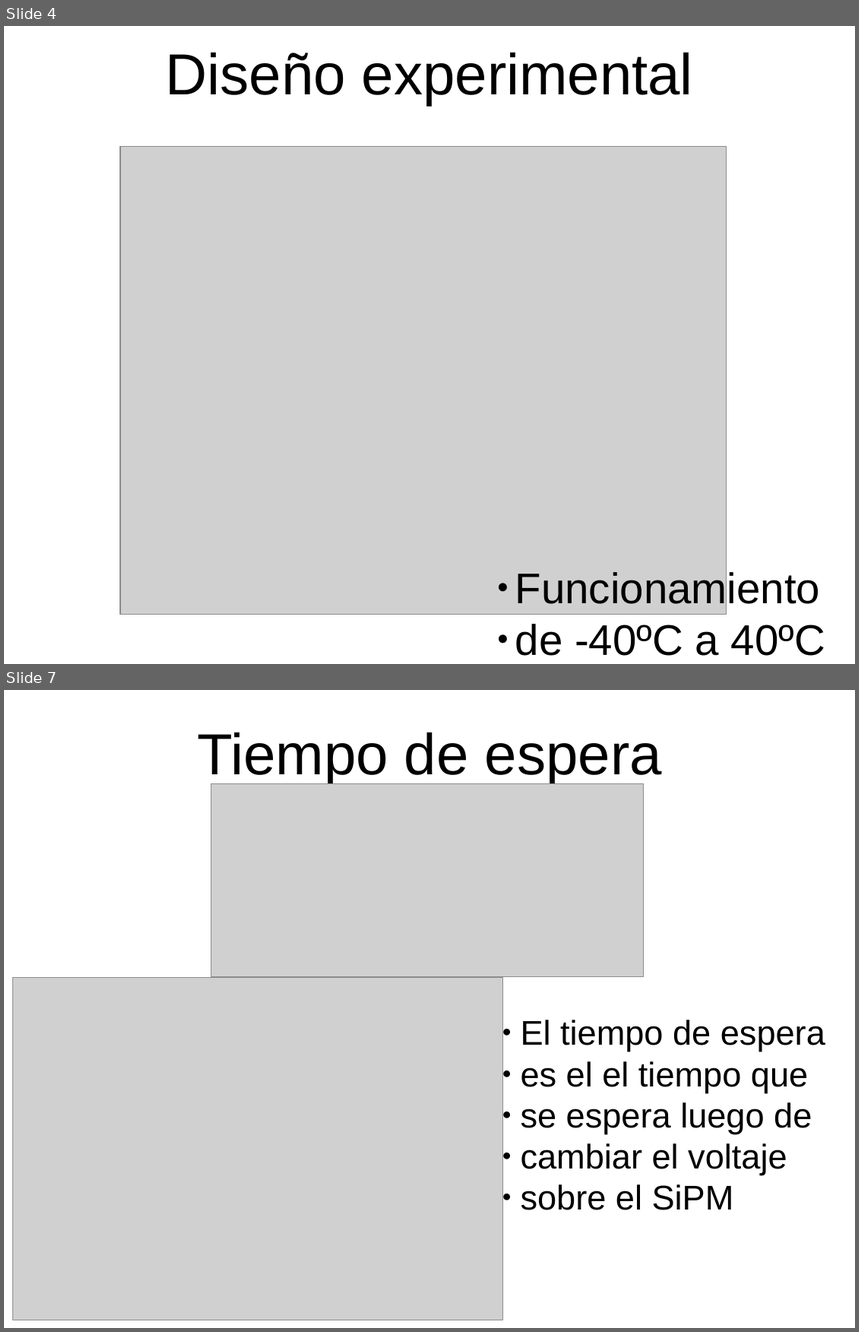
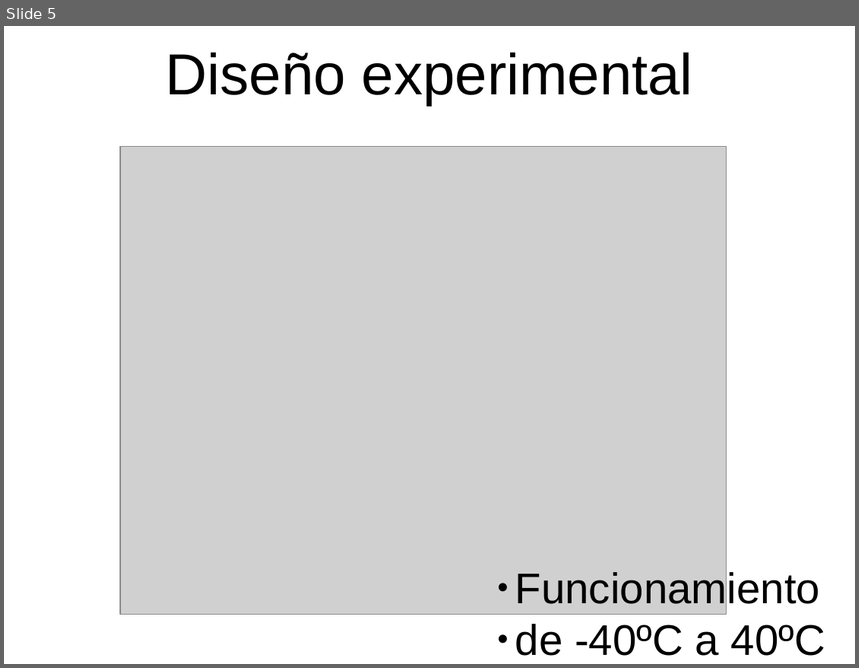
Before and after one commit to labosat/Labo-7, a slide deck: Charla Avance Labo7.odp. Shown one above the other, each under a label of ours: slides 4 and 7 before the commit, slide 5 after it; the slides between them are not shown. The pictures are 859x1332 and 859x668 pixels, drawn with LibreOffice and Linux fonts; fonts in the diff are those of the drawing; grey boxes stand for pictures. Boxes give left, top, right and bottom in pixels: in the first picture for what was removed or moved away, otherwise in the second. Text is boxed around its words. In the diff, an @@ line names an element or a change of style, - is before the commit and + after.

```diff
--- a/Charla Avance Labo7.odp
+++ b/Charla Avance Labo7.odp
@@ slide 7 removed at (4,690,855,1328), background #FFFFFF @@
@@ text removed at (198,732,662,786) @@
-Tiempo de espera
@@ picture removed at (211,783,645,977) @@
@@ picture removed at (12,977,503,1321) @@
@@ text removed at (521,1020,826,1211) @@
-● El tiempo de espera
-● es el el tiempo que
-● se espera luego de
-● cambiar el voltaje
-● sobre el SiPM
@@ what was slide 4 is now slide 5 @@
```
Also in this commit, not shown: 5 slides changed, 3 slides added, 1 other slide removed, 1 other file.
